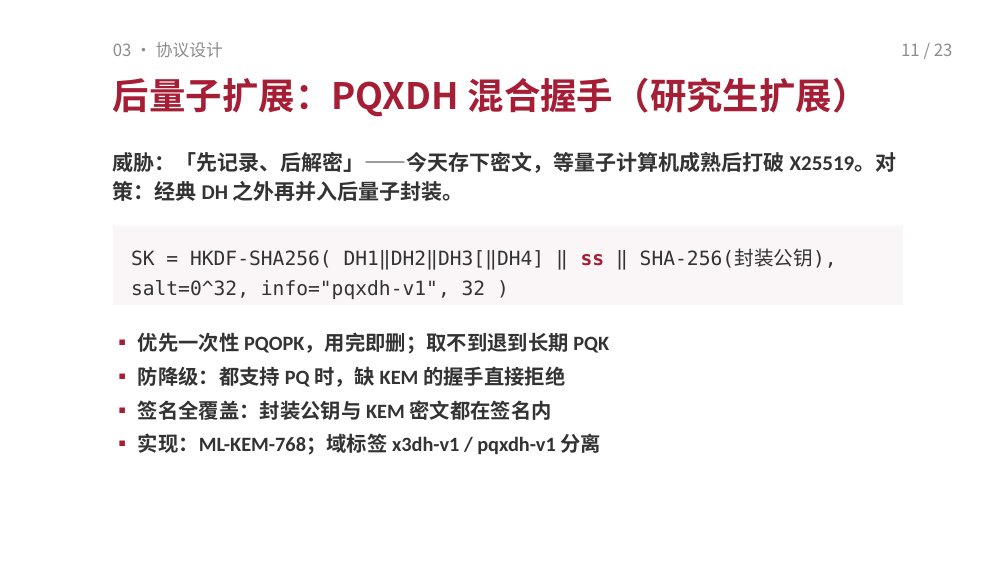
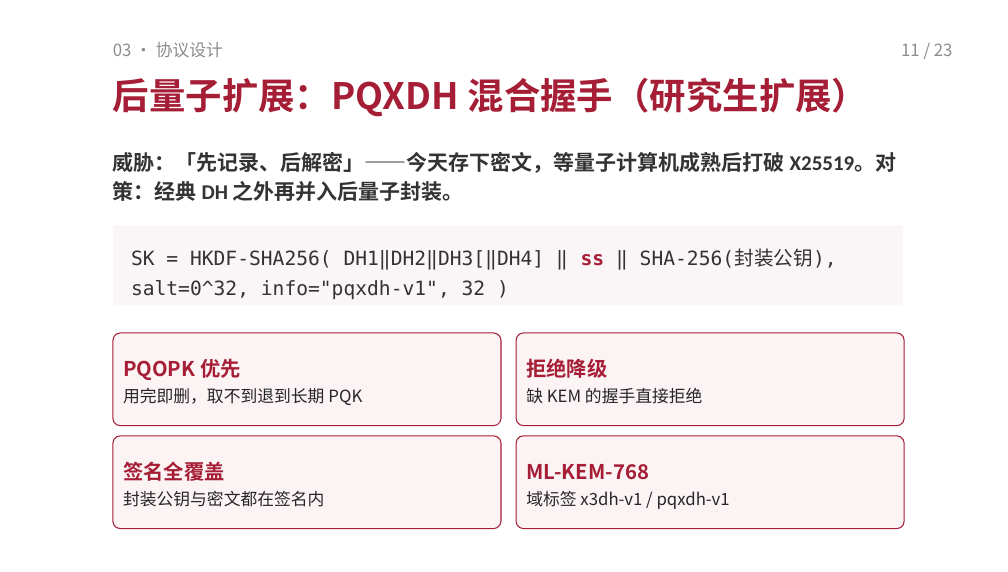
Before and after one commit to TomHaoZi/ECNUchat, a slide deck: slide 11 of 中期汇报/ECNUchat-中期汇报.pptx. Drawn at 1008x572 pixels with LibreOffice and Linux fonts; fonts in the diff are those of the drawing. Boxes give left, top, right and bottom in pixels: in the first picture for what was removed or moved away, otherwise in the second. Text is boxed around its words. In the diff, an @@ line names an element or a change of style, - is before the commit and + after.

Commit message:
PPT 图表化简约版：需求页改为标签网格、PQXDH 改 2×2 卡片、威胁模型与后续计划改箭头流程图（chevron 连线）；多处要点列表压成单行结论，卡片正文只留两句

```diff
--- a/中期汇报/ECNUchat-中期汇报.pptx
+++ b/中期汇报/ECNUchat-中期汇报.pptx
@@ rounded rectangle "PQOPK 优先": place and size @@
-rounded rectangle "PQOPK 优先" at [138, 332, 609, 455]
+rounded rectangle "PQOPK 优先" at [113, 333, 501, 425]
@@ rounded rectangle "PQOPK 优先" at [113, 333, 501, 425]: vertical alignment top to middle; fill none to #FBF3F4; outline none to #A61E36 0.75 pt @@
@@ text in rounded rectangle at [123, 358, 362, 405]: text changed; size 14.5 to 12 pt; font Calibri to Noto Sans CJK SC; text colour #333333 to #262626; bold off @@
-▪ 优先一次性 PQOPK，用完即删；取不到退到长期 PQK
-▪ 防降级：都支持 PQ 时，缺 KEM 的握手直接拒绝
-▪ 签名全覆盖：封装公钥与 KEM 密文都在签名内
-▪ 实现：ML-KEM-768；域标签 x3dh-v1 / pqxdh-v1 分离
+PQOPK 优先
+用完即删，取不到退到长期 PQK
@@ rounded rectangle added at [516, 333, 904, 425], fill #FBF3F4, outline #A61E36 0.75 pt, 12 pt, text #262626 @@
+拒绝降级
+缺 KEM 的握手直接拒绝
@@ rounded rectangle added at [113, 435, 501, 528], fill #FBF3F4, outline #A61E36 0.75 pt, 12 pt, text #262626 @@
+签名全覆盖
+封装公钥与密文都在签名内
@@ rounded rectangle added at [516, 435, 904, 528], fill #FBF3F4, outline #A61E36 0.75 pt, 12 pt, text #262626 @@
+ML-KEM-768
+域标签 x3dh-v1 / pqxdh-v1
```
Also in this commit, not shown: 12 other slides changed, 2 other files.
